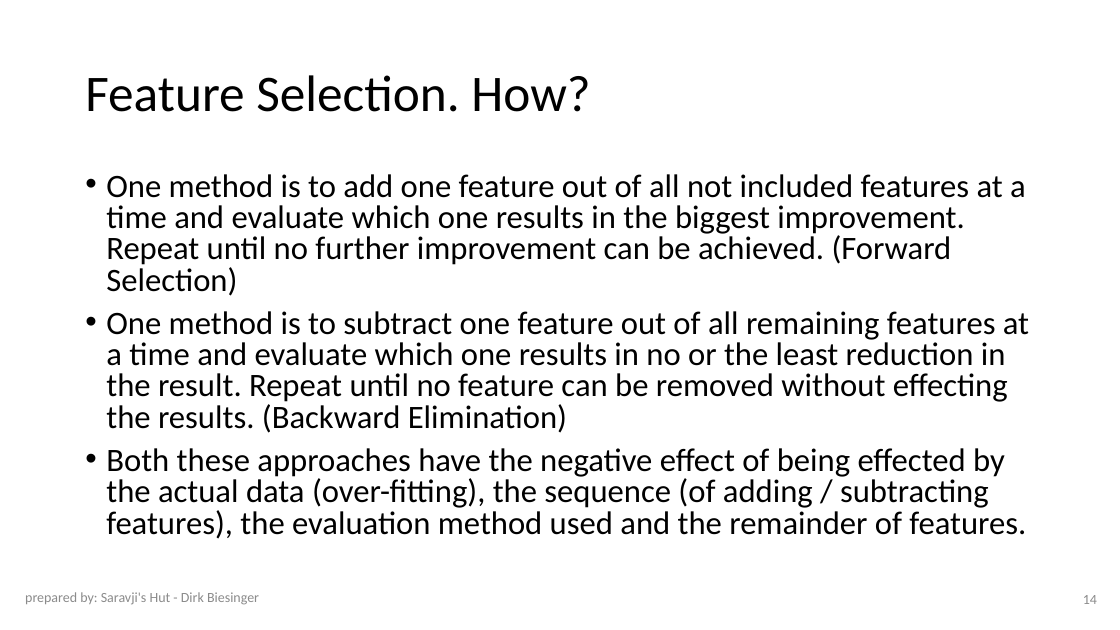
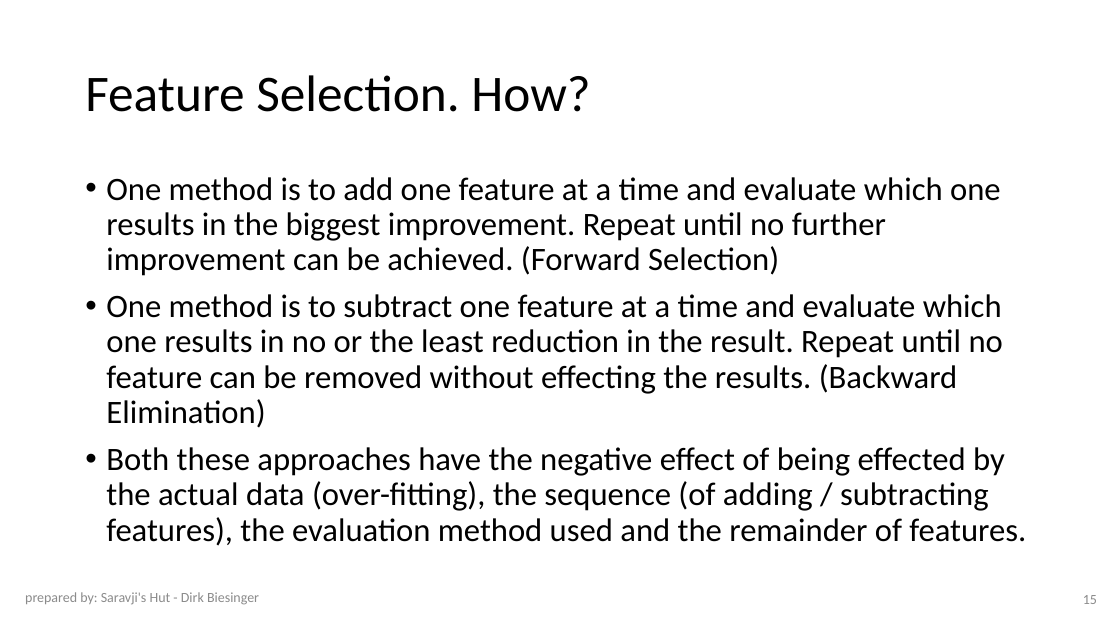
Before and after one commit to Saravji/saravjis_hut, a slide deck: slide 15 of DS_ML/FS_FE/content/Art Feature Selection and Engineering.odp (slide 14 before the commit). Drawn at 1120x630 pixels with LibreOffice and Linux fonts; fonts in the diff are those of the drawing; background and template pictures are left out. Boxes give left, top, right and bottom in pixels: in the first picture for what was removed or moved away, otherwise in the second. Text is boxed around its words. In the diff, an @@ line names an element or a change of style, - is before the commit and + after.

Commit message:
20210317.1713 corrected spelling mistakes / clarified language in FS_FE slides

```diff
--- a/DS_ML/FS_FE/content/Art Feature Selection and Engineering.odp
+++ b/DS_ML/FS_FE/content/Art Feature Selection and Engineering.odp
@@ text at [106,177,1003,428]: text changed @@
-• One method is to add one feature out of all not included features at a time and evaluate which one results in the biggest improvement. Repeat until no further improvement can be achieved. (Forward Selection)
-• One method is to subtract one feature out of all remaining features at a time and evaluate which one results in no or the least reduction in the result. Repeat until no feature can be removed without effecting the results. (Backward Elimination)
+• One method is to add one feature at a time and evaluate which one results in the biggest improvement. Repeat until no further improvement can be achieved. (Forward Selection)
+• One method is to subtract one feature at a time and evaluate which one results in no or the least reduction in the result. Repeat until no feature can be removed without effecting the results. (Backward Elimination)
@@ text at [106,447,1026,546]: line spacing 0.8 to 0.9 @@
@@ page number at [1083,595,1097,604]: text changed @@
-14
+15
```
Also in this commit, not shown: 3 other slides changed, 1 slide added, 2 other files.
